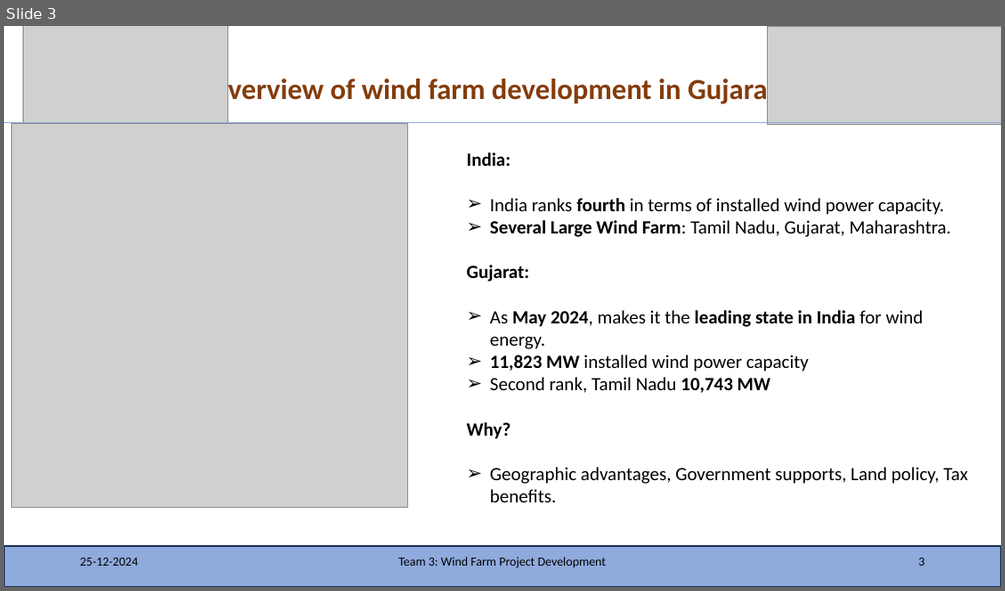
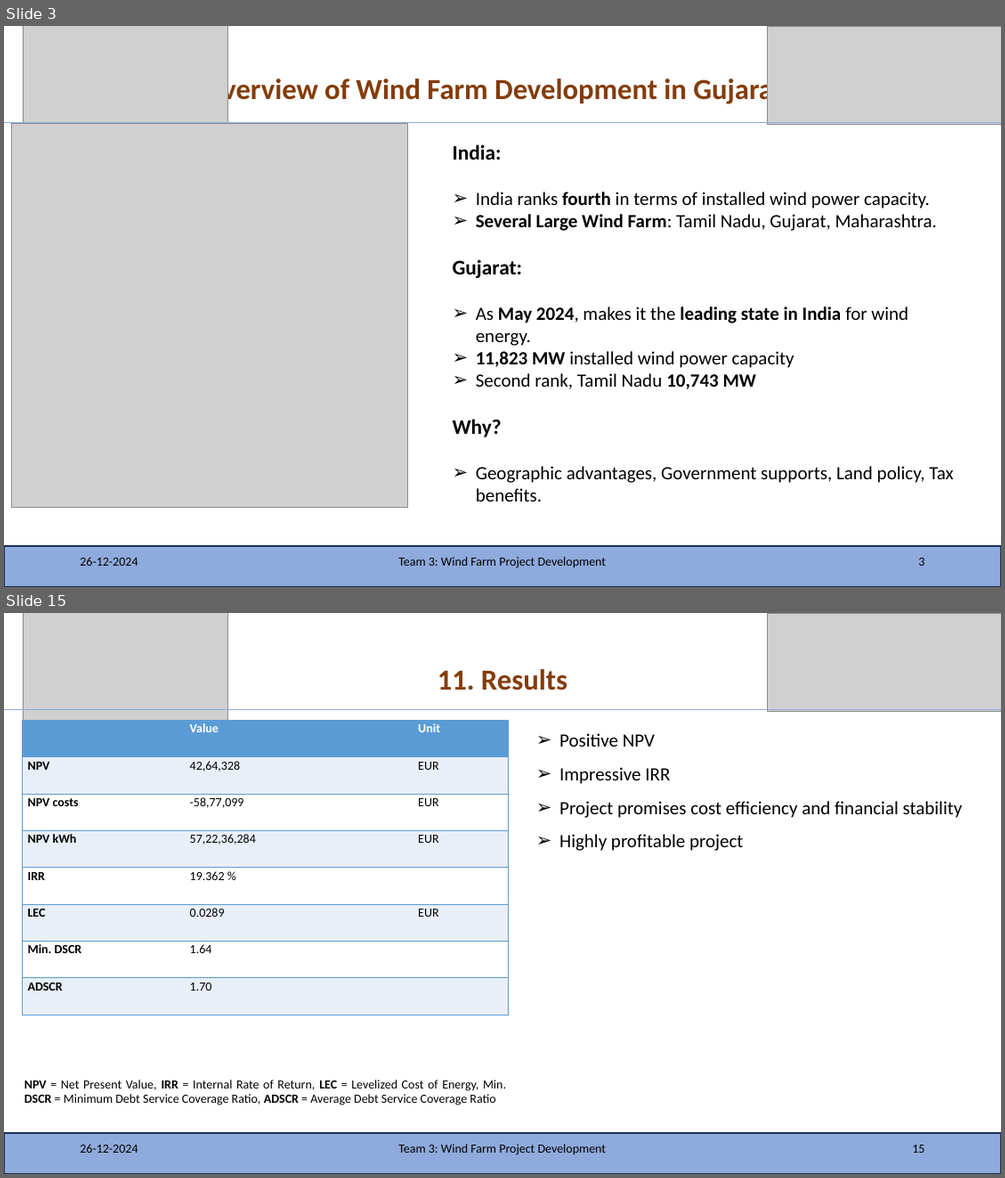
Before and after one commit to KSoni1505/Wind-Farm-Project-Development, a slide deck: Team_3_India.pptx. Shown one above the other, each under a label of ours: slide 3 before the commit, slides 3 and 15 after it; the slides between them are not shown. The pictures are 1005x591 and 1005x1178 pixels, drawn with LibreOffice and Linux fonts; fonts in the diff are those of the drawing; grey boxes stand for pictures. Boxes give left, top, right and bottom in pixels: in the first picture for what was removed or moved away, otherwise in the second. Text is boxed around its words. In the diff, an @@ line names an element or a change of style, - is before the commit and + after.

```diff
--- a/Team_3_India.pptx
+++ b/Team_3_India.pptx
@@ slide 15 added at [4, 613, 1001, 1174], background #FFFFFF @@
@@ picture added at [23, 613, 228, 720] @@
@@ picture added at [768, 613, 1001, 712] @@
@@ title added at [437, 669, 567, 690], 28 pt, text #843C0B, bold @@
+11. Results
@@ line added from (4, 709) to (1001, 709), #8FAADC 0.5 pt @@
@@ table added at [22, 720, 508, 1014], 8 rows, 3 columns @@
+ | Value | Unit
+NPV | 42,64,328 | EUR
+NPV costs | -58,77,099 | EUR
+NPV kWh | 57,22,36,284 | EUR
+IRR | 19.362 % | 
+LEC | 0.0289 | EUR
+Min. DSCR | 1.64 | 
+ADSCR | 1.70 | 
@@ text added at [559, 767, 963, 851], 18 pt, text #000000 @@
+➢ Positive NPV
+➢ Impressive IRR
+➢ Project promises cost efficiency and financial stability
+➢ Highly profitable project
@@ text added at [24, 1079, 506, 1105], 12 pt, text #000000 @@
+NPV = Net Present Value, IRR = Internal Rate of Return, LEC = Levelized Cost of Energy, Min. DSCR = Minimum Debt Service Coverage Ratio, ADSCR = Average Debt Service Coverage Ratio
@@ rectangle added at [4, 1133, 1001, 1174], fill #8FAADC, outline #1E3256 1 pt @@
@@ text added at [80, 1143, 138, 1152], 12 pt, text #000000 @@
+26-12-2024
@@ text added at [398, 1143, 607, 1155], 12 pt, text #000000 @@
+Team 3: Wind Farm Project Development
@@ page number added at [912, 1144, 924, 1152], 12 pt, text #000000 @@
+15
@@ slide 3 changed as well @@
@@ title at [202, 75, 783, 106]: text changed @@
-1. Overview of wind farm development in Gujarat
+1. Overview of Wind Farm Development in Gujarat
@@ text "India:": place and size @@
-text "India:" at [467, 152, 968, 502]
+text "India:" at [453, 144, 954, 501]
@@ text at [453, 144, 523, 437]: size 18 to 20 pt in "India:", "Gujarat:", "Why?" @@
```
Also in this commit, not shown: 2 other slides changed, 15 other slides added.
